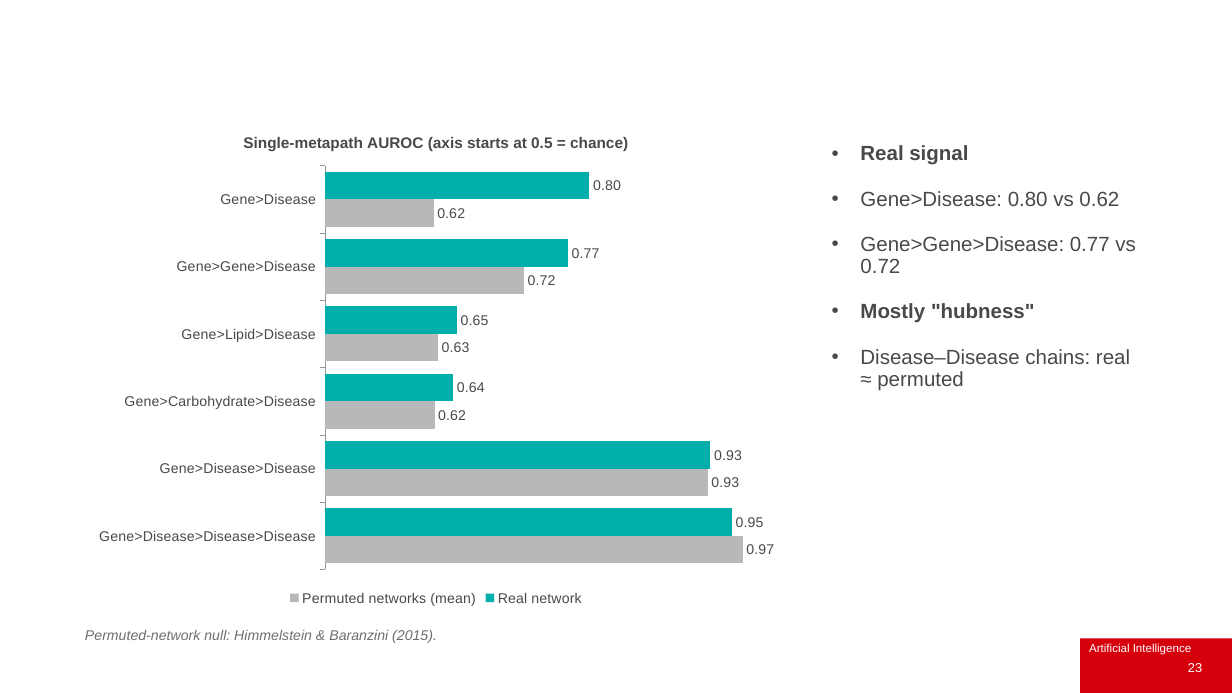
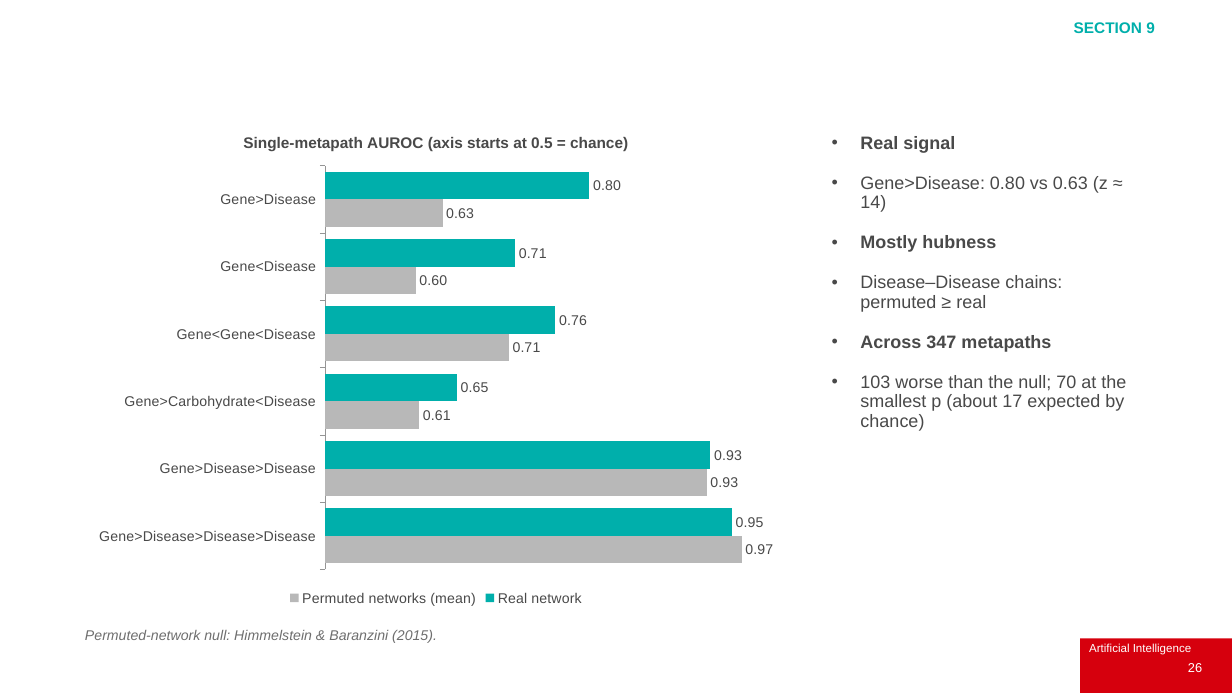
Before and after one commit to IainStyles/Knowledge-Engineering-2026, a slide deck: slide 26 of Slides/ECS8052 Week 8 2026-11-16 Part 1.pptx (slide 23 before the commit). Drawn at 1232x693 pixels with LibreOffice and Linux fonts; fonts in the diff are those of the drawing; background and template pictures are left out. Boxes give left, top, right and bottom in pixels: in the first picture for what was removed or moved away, otherwise in the second. Text is boxed around its words. In the diff, an @@ line names an element or a change of style, - is before the commit and + after.

```diff
--- a/Slides/ECS8052 Week 8 2026-11-16 Part 1.pptx
+++ b/Slides/ECS8052 Week 8 2026-11-16 Part 1.pptx
@@ text added at (x1=1074, y1=22, x2=1155, y2=33), 12 pt, text #00AFAB, bold @@
+SECTION 9
@@ bar chart at (x1=85, y1=116, x2=787, y2=610) @@
-categories: Gene>Disease, Gene>Gene>Disease, Gene>Lipid>Disease, Gene>Carbohydrate>Disease, Gene>Disease>Disease, Gene>Disease>Disease>Disease
+categories: Gene>Disease, Gene<Disease, Gene<Gene<Disease, Gene>Carbohydrate<Disease, Gene>Disease>Disease, Gene>Disease>Disease>Disease
-Real network: 0.8, 0.77, 0.65, 0.64, 0.93, 0.95
+Real network: 0.8, 0.71, 0.76, 0.65, 0.93, 0.95
-Permuted networks (mean): 0.62, 0.72, 0.63, 0.62, 0.93, 0.97
+Permuted networks (mean): 0.63, 0.6, 0.7, 0.6, 0.93, 0.96
@@ text "Real signal" moved from (x1=860, y1=145, x2=1136, y2=391) to (x1=860, y1=136, x2=1126, y2=431) @@
@@ text at (x1=860, y1=136, x2=955, y2=153): size 16 to 14 pt in "Real signal"; less space between paragraphs @@
@@ text at (x1=860, y1=176, x2=1126, y2=431): text changed; size 16 to 14 pt @@
-• Gene>Disease: 0.80 vs 0.62
-• Gene>Gene>Disease: 0.77 vs 0.72
-• Mostly "hubness"
-• Disease–Disease chains: real ≈ permuted
+• Gene>Disease: 0.80 vs 0.63 (z ≈ 14)
+• Mostly hubness
+• Disease–Disease chains: permuted ≥ real
+• Across 347 metapaths
+• 103 worse than the null; 70 at the smallest p (about 17 expected by chance)
@@ page number at (x1=1188, y1=663, x2=1202, y2=672): text changed @@
-23
+26
```
Also in this commit, not shown: 20 other slides changed, 14 slides added, 6 slides removed, 17 other files.
